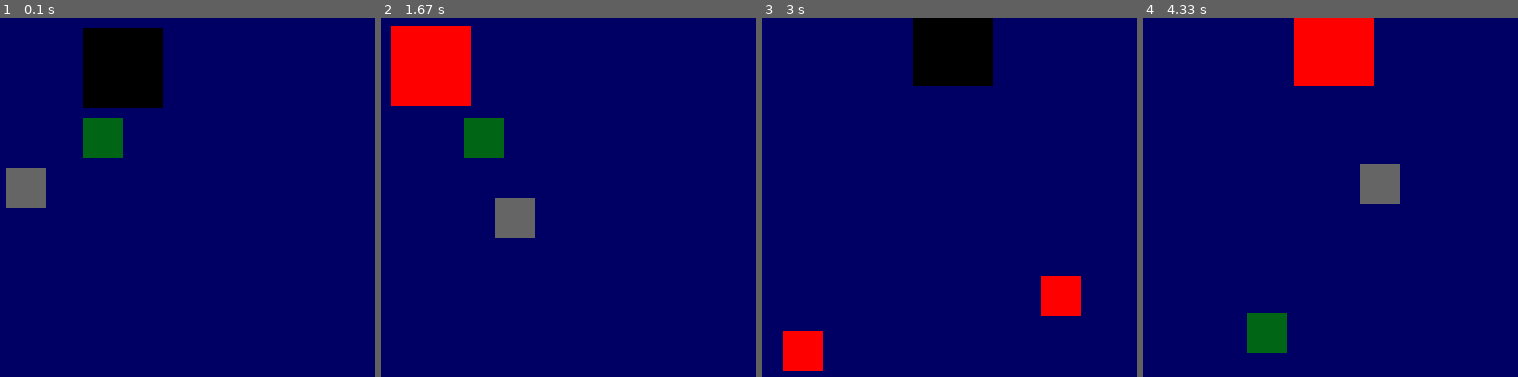
Above: before the commit, frames 1-4 (left to right).
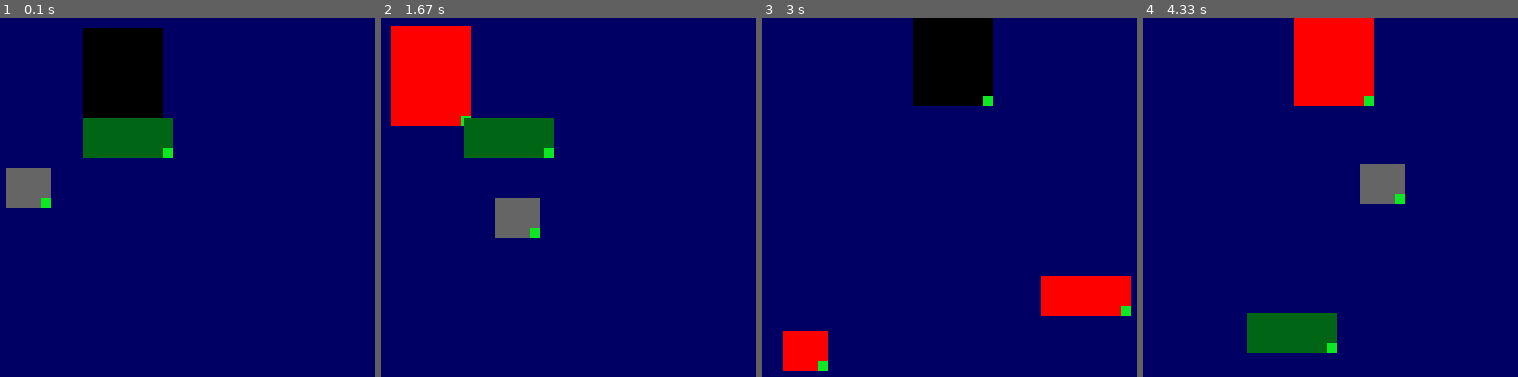
Above: after the commit, the same moments.

Repository: ArtyomVerner/PyGame-learning-Verner
Game: pygame game, started from bars.py
The game is run twice, just before and just after one commit, with the same random seed, the same clock (stepped at 60 frames per second) and the same inputs.
Inputs (mouse positions are in pixels of both pictures, inside the frame that each line leads up to):
- Up to frame 1 (0.1 s): no input
- Up to frame 2 (1.67 s): press the mouse at (426, 204) at 0.37 s; move the mouse to (538, 147) at 0.47 s; release the mouse at (654, 93) at 0.6 s; press the mouse at (504, 79) at 0.7 s; move the mouse to (467, 75) at 0.8 s; release the mouse at (429, 75) at 0.93 s; press the mouse at (654, 93) at 1.03 s; move the mouse to (594, 161) at 1.13 s; release the mouse at (534, 233) at 1.27 s
- Up to frame 3 (3 s): press the mouse at (889, 136) at 1.87 s; move the mouse to (987, 215) at 1.97 s; release the mouse at (1084, 294) at 2.1 s; press the mouse at (848, 122) at 2.2 s; move the mouse to (915, 111) at 2.3 s; release the mouse at (987, 100) at 2.43 s; press the mouse at (915, 233) at 2.53 s; move the mouse to (870, 298) at 2.63 s; release the mouse at (822, 366) at 2.77 s
- Up to frame 4 (4.33 s): press the mouse at (1184, 351) at 3.37 s; move the mouse to (1285, 265) at 3.47 s; release the mouse at (1383, 183) at 3.6 s; press the mouse at (1506, 312) at 3.7 s; move the mouse to (1420, 330) at 3.8 s; release the mouse at (1330, 348) at 3.93 s; click (1360, 86) at 4.05 s

The runs differ from the first frame. In frame 1, 2.3% of the frame differs, in the area x 10-47%, y 25-53%; in frame 2, 2.8%; in frame 3, 2.9%, in the area x 14-99%, y 18-99%; in frame 4, 2.9%.

Commit message:
Выполнено задание 7

Diff:
--- a/bars.py
+++ b/bars.py
@@ -14,7 +14,6 @@
         self.draw()
         self.originalColor=copyColor
         self.drag=False
-
 
     # def drag_and_drop(self, e):
     #     """
@@ -33,7 +32,10 @@
     #             #print("Second", self.drag)
 
 
-
+    def collidePoint2 (self, cords):
+        if (cords[0] > (self.w-10)+self.x and cords[0] < self.w+self.x) \
+                and (cords[1] > (self.h-10)+self.y and cords[1] < self.h+self.y):
+            return (True)
 
 
     def changeColor(self, cords):
@@ -58,15 +60,17 @@
         return self.x, self.y
 
     def draw(self):#Рисует фигуры на указанных поверхностях.
-        pygame.draw.rect(self.image,self.color, (0, 0, self.h, self.w))
+        pygame.draw.rect(self.image,self.color, (0, 0, self.w,  self.h))
+        pygame.draw.rect(self.image,(12,233,34), (self.w-10, self.h-10, 10, 10))
 
     def events(self, e):#Обрабатывает события  влияющие на объект.
         if e.type == pygame.MOUSEBUTTONDOWN:
             self.changeColor(e.pos)
+            print(self.collidePoint2(e.pos))
             # self.drag_and_drop(e)
             if self.collidePoint(e.pos):
-                print("Drag")
                 self.drag = True
+
 
 
         if e.type == pygame.MOUSEMOTION:
@@ -113,6 +117,7 @@
             second.events(e)
             third.events(e)
 
+
         if e.type == pygame.MOUSEBUTTONUP:
             first.events(e)
             second.events(e)
